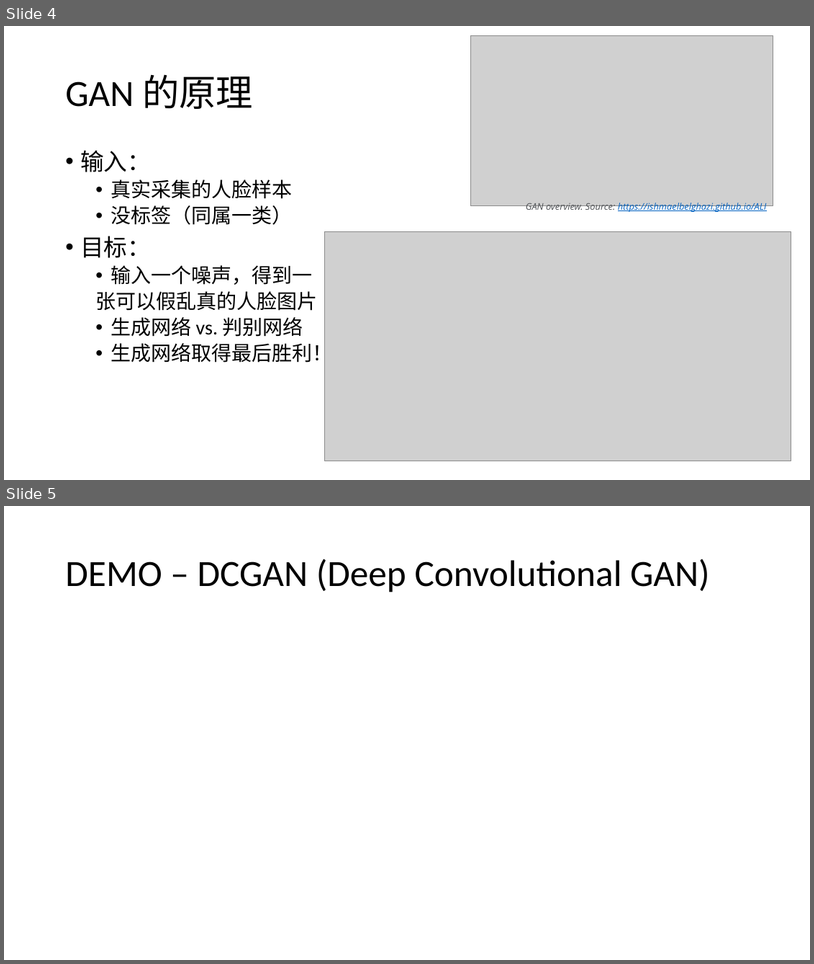
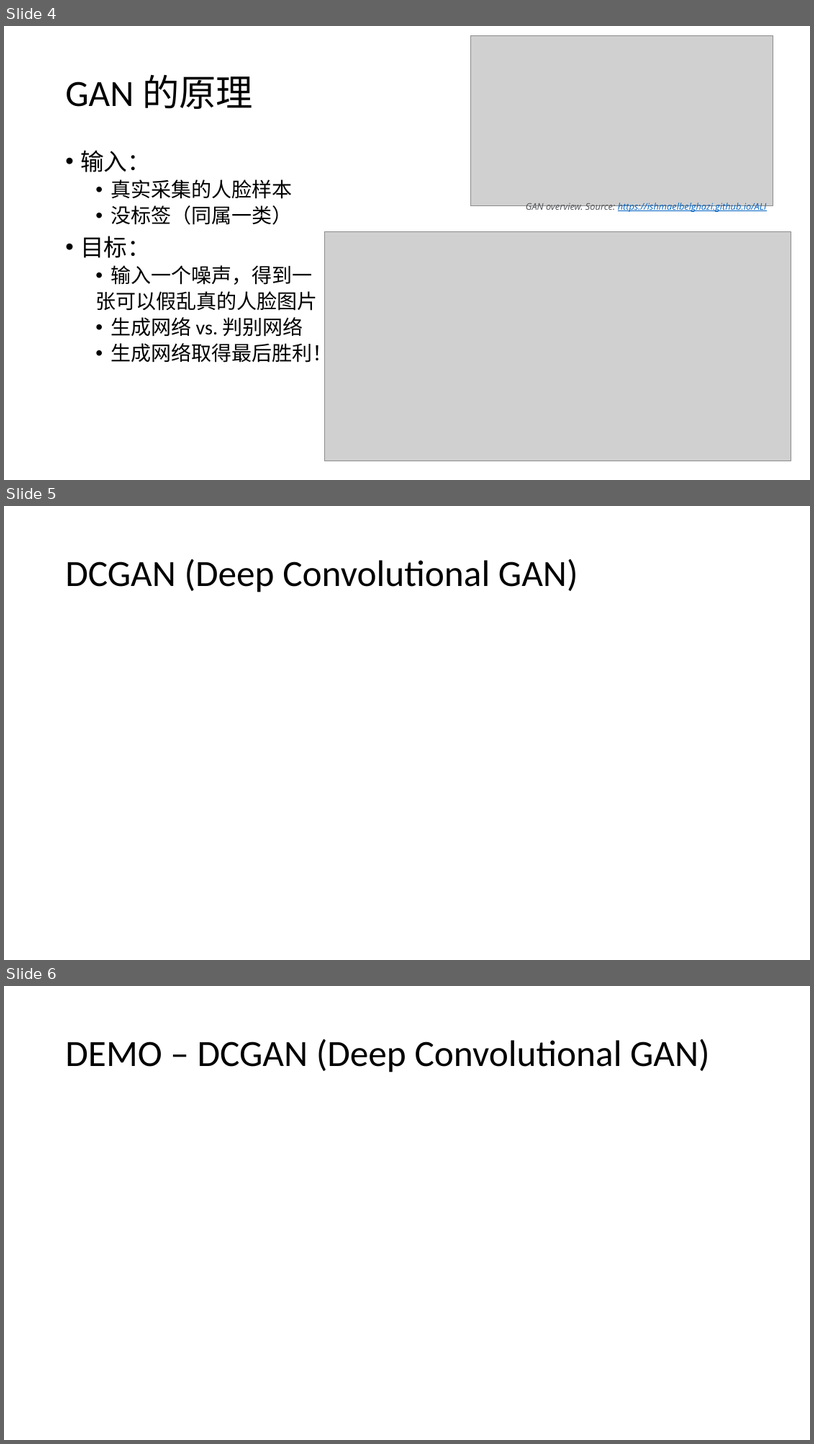
Before and after one commit to foamliu/Learning-DL, a slide deck: gan/GAN.pptx. Shown one above the other, each under a label of ours: slides 4 and 5 before the commit, slides 4, 5 and 6 after it. The pictures are 814x964 and 814x1444 pixels, drawn with LibreOffice and Linux fonts; fonts in the diff are those of the drawing; grey boxes stand for pictures. Boxes give left, top, right and bottom in pixels: in the first picture for what was removed or moved away, otherwise in the second. Text is boxed around its words. In the diff, an @@ line names an element or a change of style, - is before the commit and + after.

```diff
--- a/gan/GAN.pptx
+++ b/gan/GAN.pptx
@@ slide 5 added at [4, 506, 810, 960], background #FFFFFF @@
@@ title added at [65, 559, 579, 592], 44 pt, text #000000 @@
+DCGAN (Deep Convolutional GAN)
@@ what was slide 5 is now slide 6 @@
```
Also in this commit, not shown: 1 slide changed.
